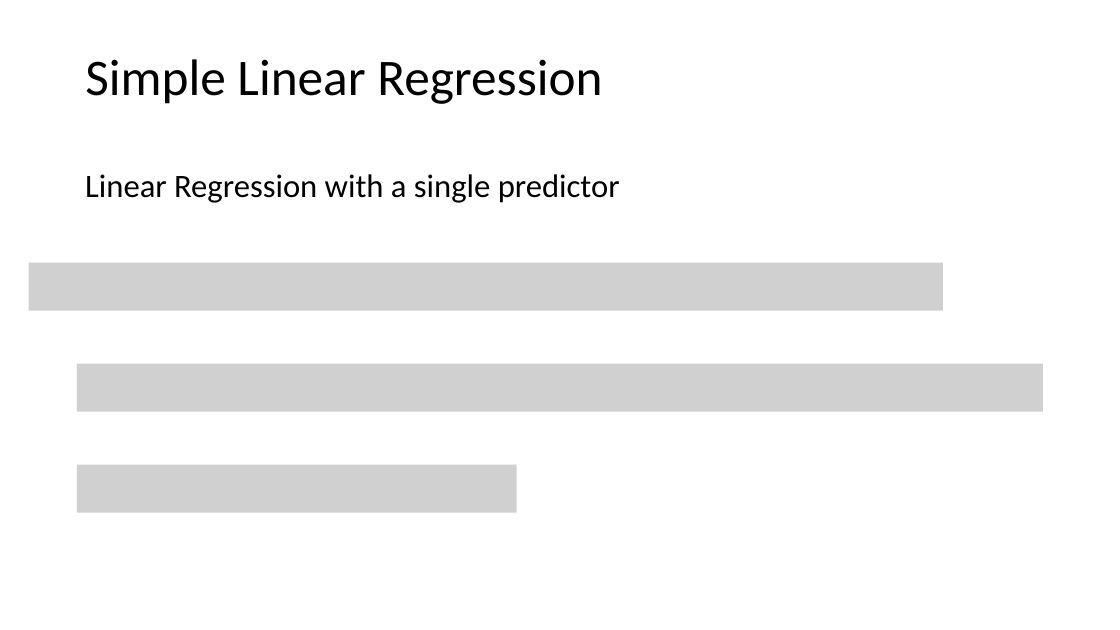
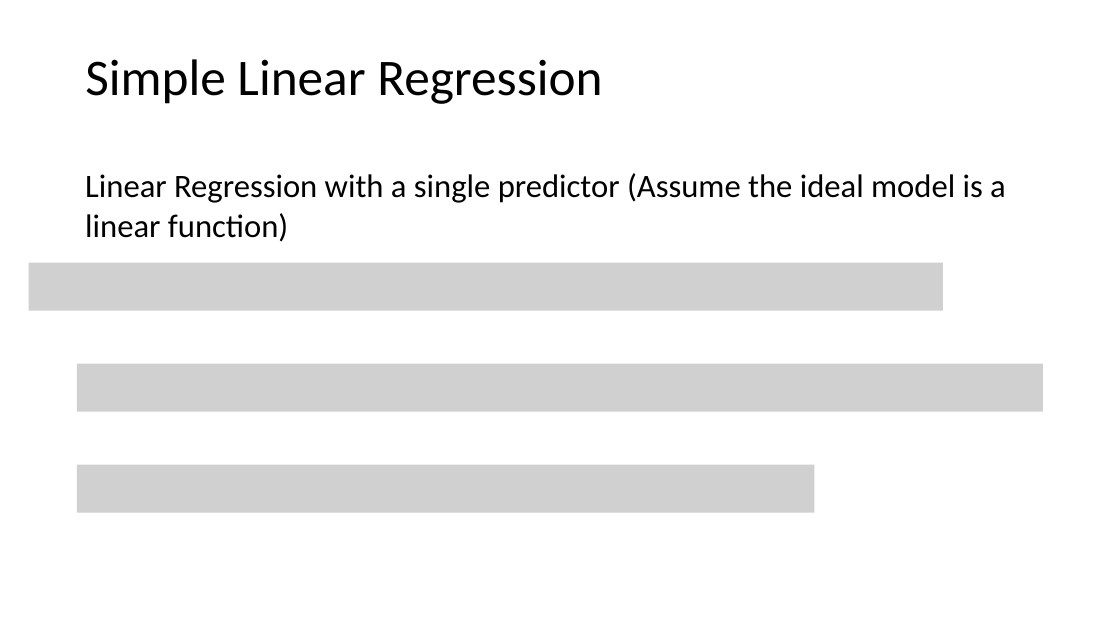
Before and after one commit to tianzheng4/tianzheng4.github.io, a slide deck: slide 4 of _umkc-teaching/slides/Lecture3.pptx. Drawn at 1120x630 pixels with LibreOffice and Linux fonts; fonts in the diff are those of the drawing; grey boxes stand for pictures. Boxes give left, top, right and bottom in pixels: in the first picture for what was removed or moved away, otherwise in the second. Text is boxed around its words. In the diff, an @@ line names an element or a change of style, - is before the commit and + after.

```diff
--- a/_umkc-teaching/slides/Lecture3.pptx
+++ b/_umkc-teaching/slides/Lecture3.pptx
@@ text at (85, 173, 1006, 242): text changed @@
-Linear Regression with a single predictor
+Linear Regression with a single predictor (Assume the ideal model is a linear function)
@@ picture: place and size @@
-picture at (77, 465, 517, 513)
+picture at (77, 465, 815, 513)
```
Also in this commit, not shown: 4 other slides changed, 4 slides added.
